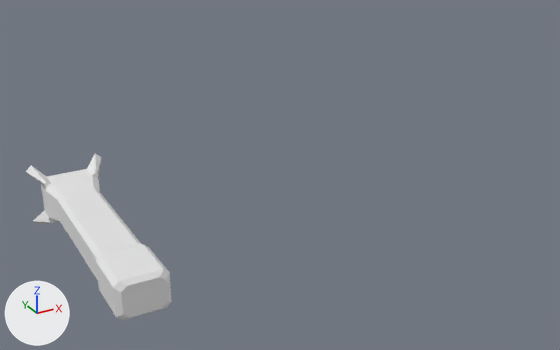
Before and after pictures for a commit that changed the FBX model Assets/Game/fbx/missile.fbx.
One viewpoint serves both versions: a 50 mm camera at (-0.092, -0.357, 0.194) aimed at (0.112, 0.014, 0.009). The axes (+X, +Y, +Z) are drawn at lower left. The lights are the same throughout.

Before the edit, the objects in view are built like this:
```python
me_куб_009 = bpy.data.meshes.new('Куб.009')
me_куб_009.from_pydata(...)  # 80 vertices, 74 faces; spans x -187.0..187.0, y -162.0..162.0, z -128.0..104.0
ob_куб = bpy.data.objects.new('Куб', me_куб_009)
ob_куб.location = (0.0, 0.0, 0.0)
ob_куб.rotation_euler = (1.571, 0.0, 0.0)  # degrees (90, 0, 0)
ob_куб.scale = (0.00012, 0.00012, 0.000585)
```
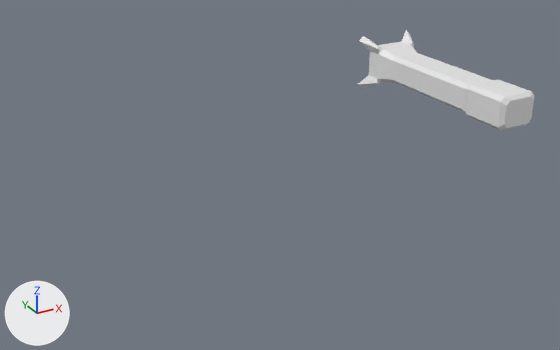
The newer file adds a shape key; the second version is drawn at full value of the shape key 'Ключ 1' of 'ракета', and the change is written as the vertex moves it makes.

What differs and where, as boxes [x1, y1, x2, y2] in the pictures (560 x 350 px):
'Куб', moved, rescaled (21% wider, 39% shorter)
    before: [26, 153, 172, 320]
    after: [357, 30, 534, 131]

The change, as a list of edits to the scene's bpy script:
```text
Change me_куб_009:
    where me_куб_009.from_pydata(...)  # 80 vertices, 74 faces; spans x -187.0..187.0, y -162.0..162.0, z -128.0..104.0
    used by ob_куб; location = (0.0, 0.0, 0.0); rotation_euler = (1.571, 0.0, 0.0), in degrees (90, 0, 0); scale = (0.00012, 0.00012, 0.000585)
    me_куб_009 part 1: the whole mesh is scaled about its middle by (0.012, 0.012, 0.0585), then moved by (3.0, 4.0, 10.0)
Change ob_куб:
    ob_куб.location: (0.0, 0.0, 0.0) -> (0.2102, 0.0, 0.0)
    ob_куб.scale: (0.00012, 0.00012, 0.000585) -> (0.01, 0.01, 0.01)
```
